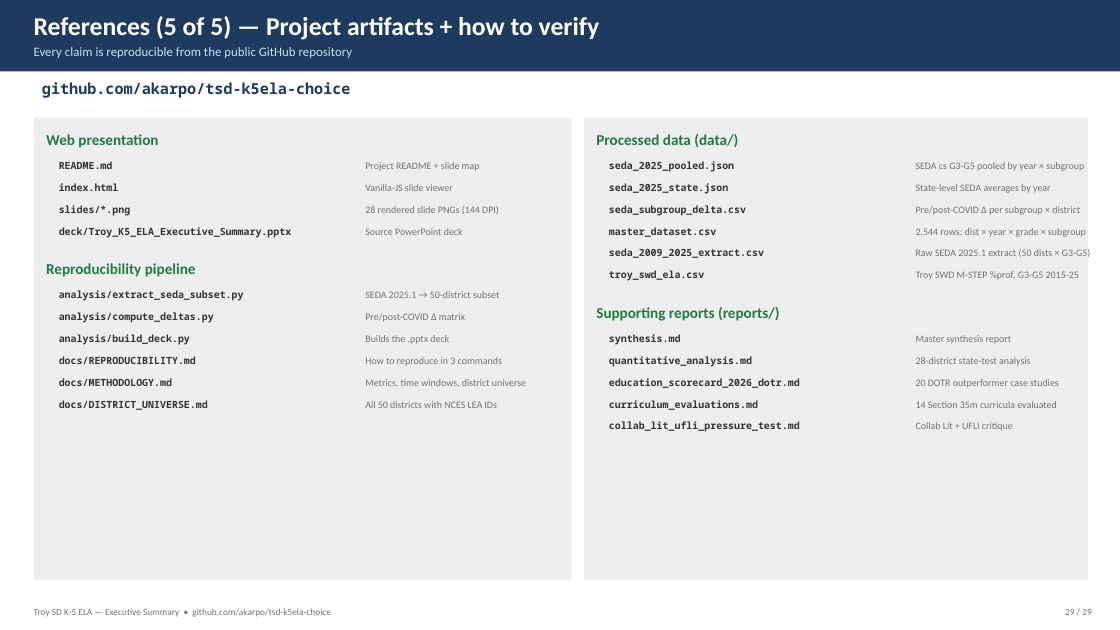
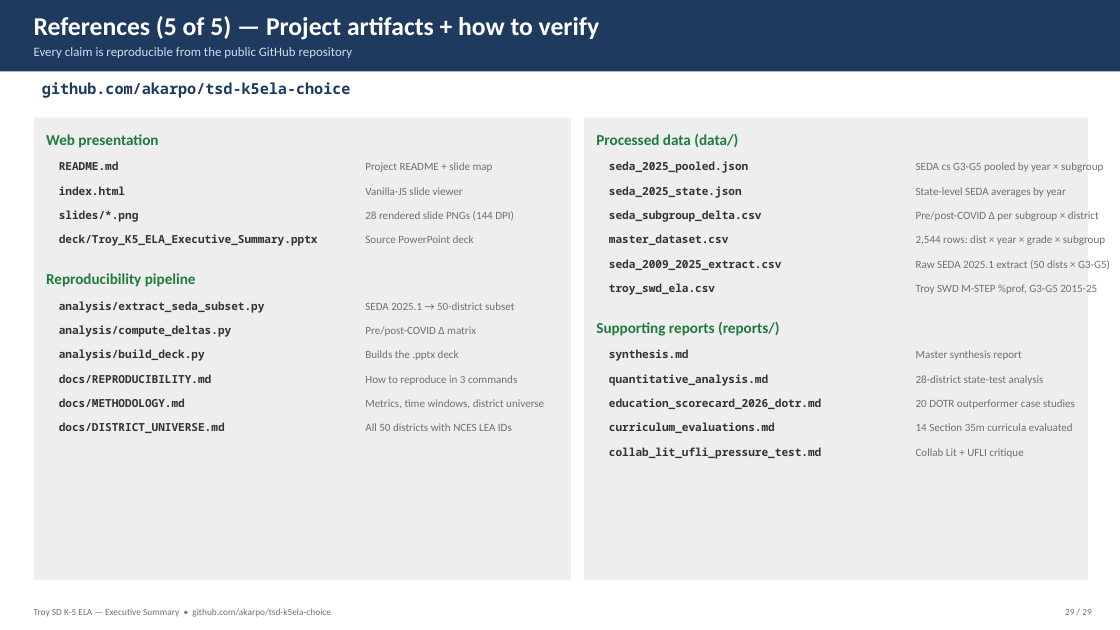
Before and after one commit to akarpo/tsd-k5ela-choice, a slide deck: slide 29 of analysis/Troy_K5_ELA_Executive_Summary.pptx. Drawn at 1120x630 pixels with LibreOffice and Linux fonts; fonts in the diff are those of the drawing. Boxes give left, top, right and bottom in pixels: in the first picture for what was removed or moved away, otherwise in the second. Text is boxed around its words. In the diff, an @@ line names an element or a change of style, - is before the commit and + after.

```diff
--- a/analysis/Troy_K5_ELA_Executive_Summary.pptx
+++ b/analysis/Troy_K5_ELA_Executive_Summary.pptx
@@ 13 texts: place and size @@
-13 texts at <box>46,227,1091,323</box>
+13 texts at <box>46,234,1110,337</box>
@@ 9 texts: place and size @@
-9 texts at <box>59,307,1030,367</box>
+9 texts at <box>59,322,1044,386</box>
@@ 4 texts: place and size @@
-4 texts at <box>59,378,1059,388</box>
+4 texts at <box>59,398,1075,409</box>
@@ size 8.5 to 9.5 pt in 42 elements at <box>59,161,119,170</box>, <box>609,161,748,173</box>, <box>365,162,493,172</box>, <box>916,162,1103,172</box>, <box>59,186,125,195</box>, <box>609,186,742,198</box>, <box>365,187,463,195</box>, <box>916,187,1066,197</box>, <box>59,210,139,222</box>, <box>609,210,762,222</box>, <box>365,211,514,220</box>, <box>916,211,1099,221</box>, <box>59,234,318,246</box>, <box>609,234,728,245</box>, <box>365,235,474,243</box>, <box>916,235,1105,245</box>, <box>59,301,265,313</box>, <box>609,259,782,270</box>, <box>365,302,514,310</box>, <box>916,260,1110,269</box>, <box>59,325,232,337</box>, <box>609,283,715,295</box>, <box>365,327,476,336</box>, <box>916,284,1097,294</box>, <box>59,349,205,361</box>, <box>609,349,689,361</box>, <box>365,350,459,360</box>, <box>916,350,1021,360</box>, <box>59,374,212,383</box>, <box>609,374,768,386</box>, <box>365,375,517,385</box>, <box>916,375,1044,385</box>, <box>59,398,185,407</box>, <box>609,398,821,409</box>, <box>365,399,544,408</box>, <box>916,399,1075,409</box>, <box>59,422,225,433</box>, <box>609,422,775,433</box>, <box>365,423,512,431</box>, <box>916,423,1073,431</box>, <box>609,447,821,459</box>, <box>916,448,1023,458</box> @@
@@ 6 texts: place and size @@
-6 texts at <box>59,400,1057,432</box>
+6 texts at <box>59,422,1073,459</box>
```
Also in this commit, not shown: 5 other slides changed, 8 other files.
